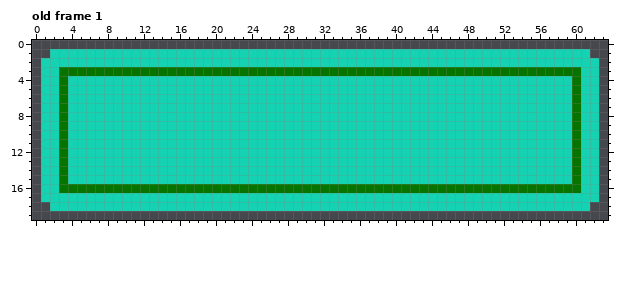
Two states of a pixel-art file, ShiroMaker/Assets/Visual/Aseprite/Button.aseprite. This is how it looked before the edit.
64x20 pixels, 1 frame. Shown: old frame 1. The commit also changed other frames, which this record leaves out.
After the commit:
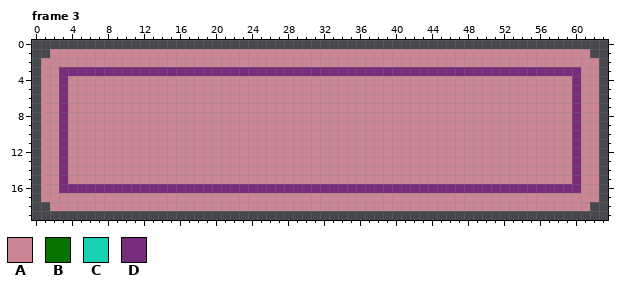
Palette (. is transparent): A #ca8692  B #077400  C #15d3b2  D #782c7c
A new or re-ordered frame is compared with the old frame closest to it.
Difference:
frames 1 -> 5
Changed rows in their new state; - is an unchanged pixel.
Frame 3 is new; against old frame 1:
first column x 1:
 1 -AAAAAAAAAAAAAAAAAAAAAAAAAAAAAAAAAAAAAAAAAAAAAAAAAAAAAAAAAAAA-
 2 AAAAAAAAAAAAAAAAAAAAAAAAAAAAAAAAAAAAAAAAAAAAAAAAAAAAAAAAAAAAAA
 3 AADDDDDDDDDDDDDDDDDDDDDDDDDDDDDDDDDDDDDDDDDDDDDDDDDDDDDDDDDDAA
 4 AADAAAAAAAAAAAAAAAAAAAAAAAAAAAAAAAAAAAAAAAAAAAAAAAAAAAAAAAADAA
 5 AADAAAAAAAAAAAAAAAAAAAAAAAAAAAAAAAAAAAAAAAAAAAAAAAAAAAAAAAADAA
 6 AADAAAAAAAAAAAAAAAAAAAAAAAAAAAAAAAAAAAAAAAAAAAAAAAAAAAAAAAADAA
 7 AADAAAAAAAAAAAAAAAAAAAAAAAAAAAAAAAAAAAAAAAAAAAAAAAAAAAAAAAADAA
 8 AADAAAAAAAAAAAAAAAAAAAAAAAAAAAAAAAAAAAAAAAAAAAAAAAAAAAAAAAADAA
 9 AADAAAAAAAAAAAAAAAAAAAAAAAAAAAAAAAAAAAAAAAAAAAAAAAAAAAAAAAADAA
10 AADAAAAAAAAAAAAAAAAAAAAAAAAAAAAAAAAAAAAAAAAAAAAAAAAAAAAAAAADAA
11 AADAAAAAAAAAAAAAAAAAAAAAAAAAAAAAAAAAAAAAAAAAAAAAAAAAAAAAAAADAA
12 AADAAAAAAAAAAAAAAAAAAAAAAAAAAAAAAAAAAAAAAAAAAAAAAAAAAAAAAAADAA
13 AADAAAAAAAAAAAAAAAAAAAAAAAAAAAAAAAAAAAAAAAAAAAAAAAAAAAAAAAADAA
14 AADAAAAAAAAAAAAAAAAAAAAAAAAAAAAAAAAAAAAAAAAAAAAAAAAAAAAAAAADAA
15 AADAAAAAAAAAAAAAAAAAAAAAAAAAAAAAAAAAAAAAAAAAAAAAAAAAAAAAAAADAA
16 AADDDDDDDDDDDDDDDDDDDDDDDDDDDDDDDDDDDDDDDDDDDDDDDDDDDDDDDDDDAA
17 AAAAAAAAAAAAAAAAAAAAAAAAAAAAAAAAAAAAAAAAAAAAAAAAAAAAAAAAAAAAAA
18 -AAAAAAAAAAAAAAAAAAAAAAAAAAAAAAAAAAAAAAAAAAAAAAAAAAAAAAAAAAAA-
Boxes around the changes in both pictures, in picture pixels (x1, y1, x2, y2):
changed: (41, 49, 599, 211)
